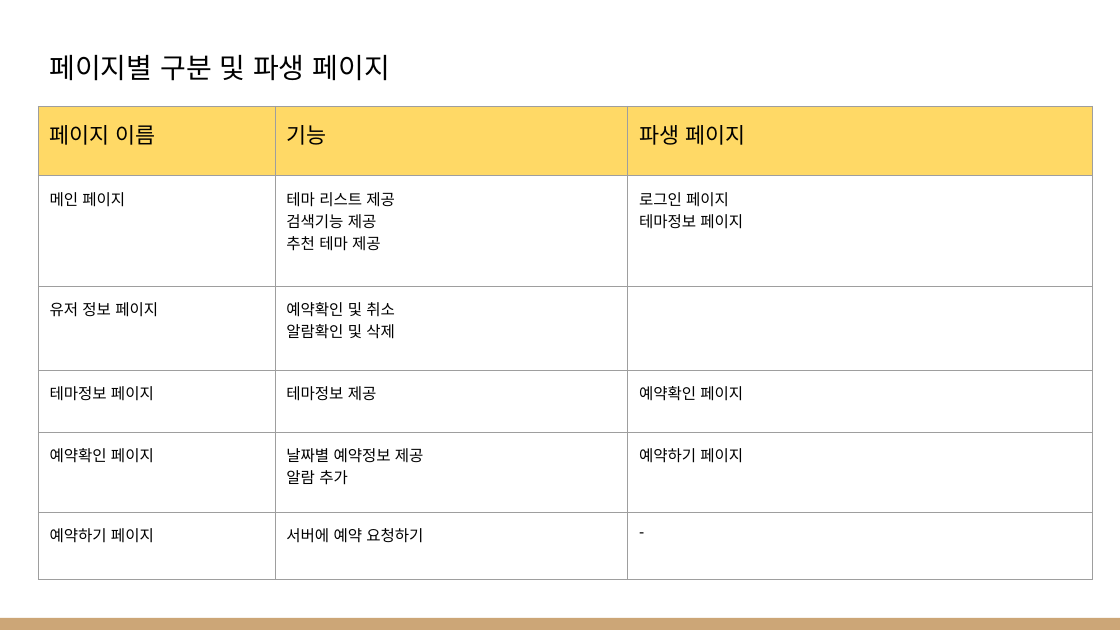
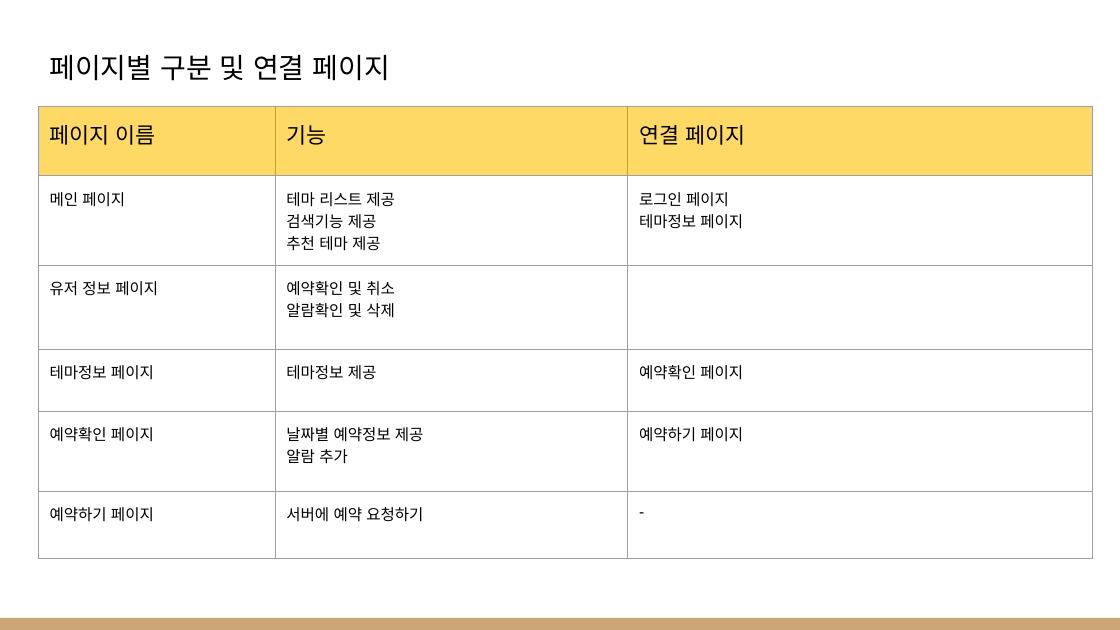
Before and after one commit to kookmin-sw/capstone-2022-18, a slide deck: slide 2 of docs/방탈출모아 유저앱 페이지별 설명서.pptx. Drawn at 1120x630 pixels with LibreOffice and Linux fonts; fonts in the diff are those of the drawing. Boxes give left, top, right and bottom in pixels: in the first picture for what was removed or moved away, otherwise in the second. Text is boxed around its words. In the diff, an @@ line names an element or a change of style, - is before the commit and + after.

```diff
--- a/docs/방탈출모아 유저앱 페이지별 설명서.pptx
+++ b/docs/방탈출모아 유저앱 페이지별 설명서.pptx
@@ title at [49, 55, 390, 81]: text changed @@
-페이지별 구분 및 파생 페이지
+페이지별 구분 및 연결 페이지
@@ table at [38, 106, 1092, 526] @@
-row 1, column 3: 파생 페이지
+row 1, column 3: 연결 페이지
```
Also in this commit, not shown: 1 other file.
